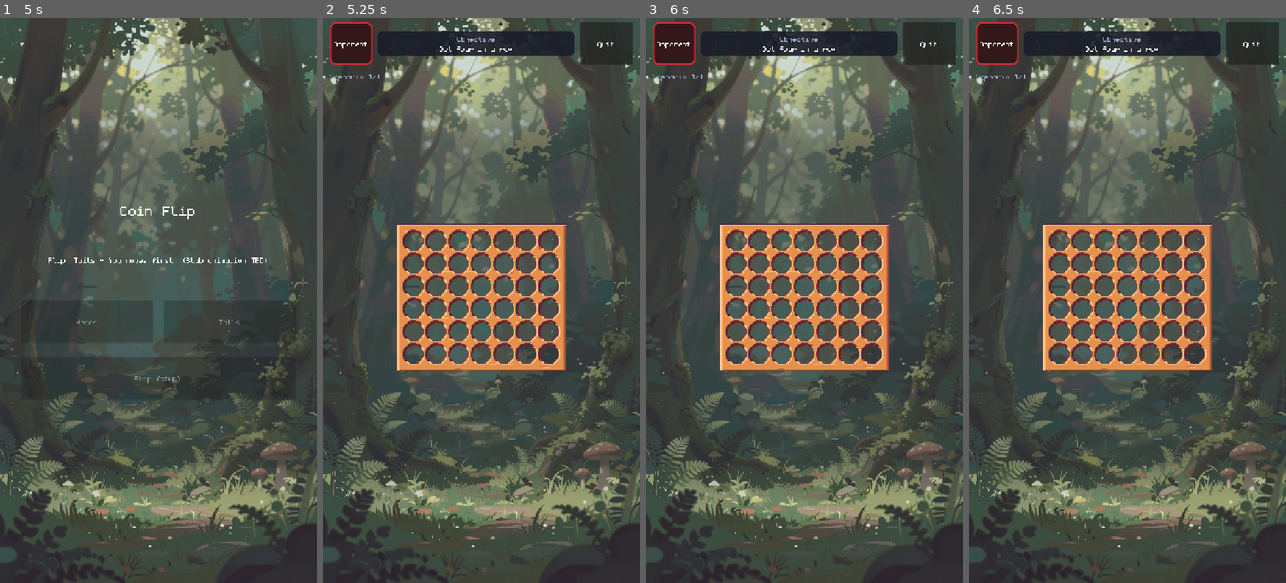
Above: before the commit, frames 1-4 (left to right).
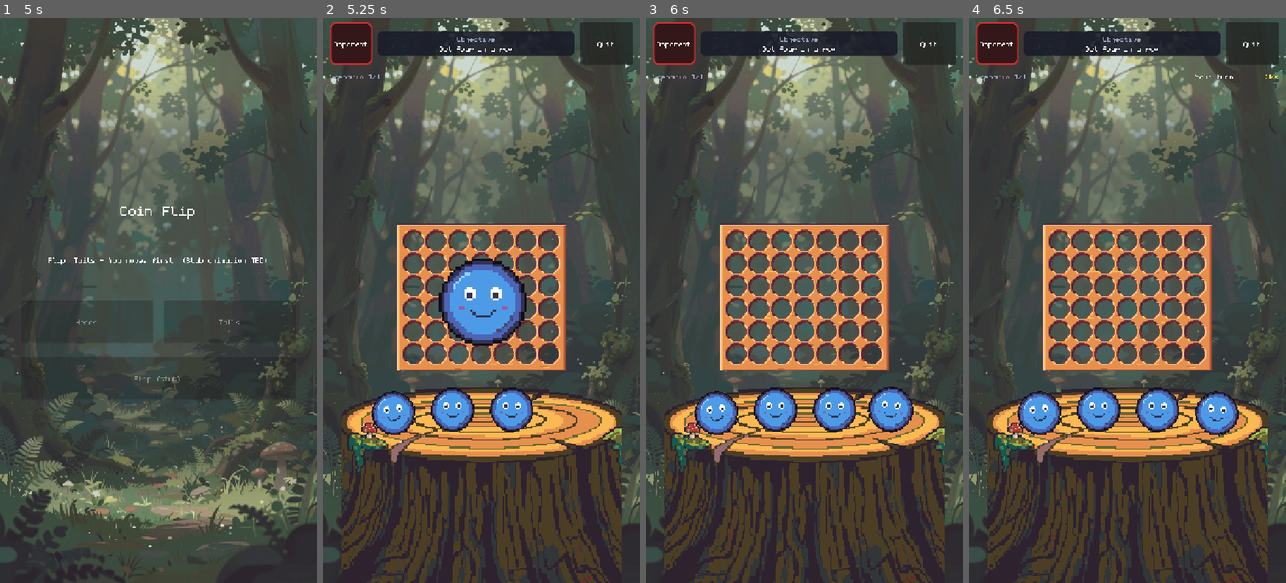
Above: after the commit, the same moments.

Repository: chumbb/four-in-a-rogue
Game: Godot game, scene res://scenes/app/boot.tscn
Two runs of this game, one before a commit and one after it. Both use one fixed random seed, a clock stepped at 60 frames per second and the inputs below.
Inputs (mouse positions are in pixels of both pictures, inside the frame that each line leads up to):
- Up to frame 1 (5 s): tap Enter (ui_accept) at 0.5, 0.77, 4.25 s; move the mouse to (228, 272) at 0.52 s; click (228, 272) at 0.67 s; click "Continue" at 1.25 s; click "Heads" at 2 s; click "Tails" at 2.75 s; click "Flip (stub)" at 3.5 s; drag from (95, 328) to (142, 413) at 4.27 s
- Up to frame 2 (5.25 s): tap Enter (ui_accept) at 5 s; move the mouse to (513, 176) at 5.02 s; click (513, 176) at 5.17 s
- Up to frame 3 (6 s): tap Enter (ui_accept) at 5.75 s; drag from (788, 413) to (709, 215) at 5.77 s
- Up to frame 4 (6.5 s): no input

Frame 1 is identical in both runs. In frame 2, 25% of the frame differs, in the area x 5-95%, y 42-100%; in frame 3, 22%; in frame 4, 22%.
Error before the commit: Parse Error: Cannot infer the type of "top" variable because the value doesn't have a set type. (res://scripts/scenario/scenario_placeholder.gd:143)

Commit message:
Art: Forest hand area is an oak stump
Sean: the hand area is unique per biome; in the Forest the hand Goobs rest
on an oak tree stump that doesn't span the screen, so the forest shows at
its edges. Pixel-art stump (PixelLab Pro, Resurrect 64; art/hand/
make_stump.py) replaces the table strip, drawn at the hand Goobs' scale,
centred, running off the bottom; the fan is limited to the stump's top.
Also sets ThemeDB's fallback font so hand labels under Node2D use Monogram.

Co-Authored-By: Claude Opus 5.5 <noreply@anthropic.com>

Diff:
--- a/scenes/scenario/scenario.tscn
+++ b/scenes/scenario/scenario.tscn
@@ -1,10 +1,11 @@
-[gd_scene load_steps=9 format=3 uid="uid://fourinarogue_scenario"]
+[gd_scene load_steps=10 format=3 uid="uid://fourinarogue_scenario"]
 
 [ext_resource type="Script" path="res://scripts/scenario/scenario_placeholder.gd" id="1_sc"]
 [ext_resource type="PackedScene" uid="uid://fourinarogue_board2d" path="res://scenes/board/board_view_2d.tscn" id="2_board"]
 [ext_resource type="Script" path="res://scripts/ui/safe_area.gd" id="3_safe"]
 [ext_resource type="Script" path="res://scripts/hand/hand_view.gd" id="4_hand"]
 [ext_resource type="Texture2D" path="res://assets/backgrounds/forest.png" id="5_forest"]
+[ext_resource type="Texture2D" path="res://assets/hand/forest_stump.png" id="6_stump"]
 
 [sub_resource type="StyleBoxFlat" id="StyleBox_portrait"]
 bg_color = Color(0.2, 0.09, 0.1, 1)
@@ -60,20 +61,14 @@
 stretch_mode = 6
 texture_filter = 2
 
-[node name="Table" type="ColorRect" parent="."]
-unique_name_in_owner = true
+[node name="Stump" type="TextureRect" parent="."]
+unique_name_in_owner = true
+texture_filter = 1
 layout_mode = 0
 mouse_filter = 2
-color = Color(0.33, 0.2, 0.12, 1)
-
-[node name="Edge" type="ColorRect" parent="Table"]
-layout_mode = 1
-anchors_preset = 10
-anchor_right = 1.0
-offset_bottom = 8.0
-grow_horizontal = 2
-mouse_filter = 2
-color = Color(0.48, 0.31, 0.18, 1)
+texture = ExtResource("6_stump")
+expand_mode = 1
+stretch_mode = 0
 
 [node name="SafeArea" type="MarginContainer" parent="."]
 unique_name_in_owner = true
--- a/scripts/hand/hand_view.gd
+++ b/scripts/hand/hand_view.gd
@@ -32,6 +32,7 @@
 
 var _cards: Array[Node2D] = []
 var _px := 1.0 ## logical px per game px
+var _fan_width := 0.0 ## logical px; 0 = whole zone (set_fan_width)
 var _selected := -1
 var _dragged := -1
 var _revealing: Node2D ## the drawn Goob still flying in (layout skips it)
@@ -48,6 +49,13 @@
 
 
 # --- Public API ------------------------------------------------------------
+
+## Widest span (logical px) the fan may use, e.g. the top of the biome's hand
+## prop; 0 = the whole zone minus the side insets.
+func set_fan_width(width: float) -> void:
+	_fan_width = width
+	layout(false)
+
 
 func set_pixel_size(px: float) -> void:
 	_px = px
@@ -225,7 +233,10 @@
 	var mid := (n - 1) * 0.5
 	var step := goob + GAP_MIN * 2.0
 	if n > 1:
-		step = minf(step, (size.x - SIDE_INSET * 2.0 - goob) / (n - 1))
+		var span := size.x - SIDE_INSET * 2.0
+		if _fan_width > 0.0:
+			span = minf(span, _fan_width)
+		step = minf(step, (span - goob) / (n - 1))
 	var offset := index - mid
 	var x := size.x * 0.5 + offset * step
 	var y := LIFT_PX * _px + 8.0 + goob * 0.5 + offset * offset * FAN_SINK_PX
--- a/scripts/scenario/scenario_placeholder.gd
+++ b/scripts/scenario/scenario_placeholder.gd
@@ -26,6 +26,10 @@
 const TIMEOUT_REVEAL_SEC := 0.7
 const MSG_TIMES_UP := "Time's up!"
 const MSG_HAND_FULL := "Hand full"
+## Forest hand prop (assets/hand/forest_stump.png), in its game px: the row the
+## hand Goobs' bottoms rest on, and the usable width of its top.
+const STUMP_SEAT_Y := 34.0
+const STUMP_TOP_WIDTH := 180.0
 ## Drag starts once the finger moves this far from the press (slice §2B).
 const DRAG_START_PX := 12.0
 ## A press on a column held this long (or slid) drops on release; shorter
@@ -50,7 +54,7 @@
 @onready var _board_view: BoardView2D = %BoardView
 @onready var _aim_lane: Control = %AimLane
 @onready var _flash: ColorRect = %ColumnFlash
-@onready var _table: ColorRect = %Table
+@onready var _stump: TextureRect = %Stump
 @onready var _end_overlay: Control = %EndOverlay
 @onready var _banner: Control = %Banner
 @onready var _hand: HandView = %PlayerHand
@@ -137,13 +141,21 @@
 		_timer_label.text = "%ds" % ceili(_turn_timer.time_left)
 
 
-## The table runs from under the board's floor to the bottom of the screen:
-## the board stands on it, and the hand (M4) lies on it.
+## The biome's hand prop (Forest: an oak stump, Sean 2026-11-19): pixel art
+## at the hand Goobs' pixel scale, centred, narrower than the screen so the
+## background shows at its sides, running off the bottom. The hand Goobs rest
+## on its top, and the fan stays within it.
 func _layout_table() -> void:
-	var top := _board_view.floor_bottom_y()
-	_table.position = Vector2(0.0, top)
-	_table.size = Vector2(size.x, maxf(0.0, size.y - top))
-	_hand.set_pixel_size(_board_view.hand_px())
+	var hand_px := _board_view.hand_px()
+	_hand.set_pixel_size(hand_px)
+	var tex_size := _stump.texture.get_size()
+	var ui_scale := float(get_window().size.x) / get_viewport_rect().size.x
+	# Goob bottoms (hand_view slot) sit on the stump's seat line.
+	var goob_bottom := _hand.global_position.y + HandView.LIFT_PX * hand_px + 8.0 + HandView.GOOB_PX * hand_px
+	var pos := Vector2((size.x - tex_size.x * hand_px) * 0.5, goob_bottom - STUMP_SEAT_Y * hand_px)
+	_stump.position = (pos * ui_scale).round() / ui_scale
+	_stump.size = tex_size * hand_px
+	_hand.set_fan_width(STUMP_TOP_WIDTH * hand_px)
 
 
 func _make_timer(callback: Callable) -> Timer:
--- a/scripts/ui/ui_theme.gd
+++ b/scripts/ui/ui_theme.gd
@@ -44,6 +44,10 @@
 	if _theme == null:
 		return
 	_theme.default_font_size = font_size(root, 1)
+	# Controls outside a Control/Window chain (e.g. hand labels under a Node2D)
+	# don't inherit the root theme; the fallback catches them.
+	ThemeDB.fallback_font = FONT
+	ThemeDB.fallback_font_size = _theme.default_font_size
 	for variation: StringName in VARIATIONS:
 		_theme.set_font_size(&"font_size", variation, font_size(root, VARIATIONS[variation]))
 
--- a/tests/test_scenario.gd
+++ b/tests/test_scenario.gd
@@ -611,9 +611,11 @@
 	var origin_phys: Vector2 = view._pixel.global_position * 1.5
 	_check(origin_phys.is_equal_approx(origin_phys.round()), "%s: board origin on a whole physical pixel (%s)" % [tag, origin_phys])
 	_check(view.column_rect(0).position.x >= board.position.x - 0.5 and view.column_rect(6).end.x <= board.end.x + 0.5, "%s: columns inside the board zone" % tag)
-	var table: Rect2 = scenario.get_node("%Table").get_global_rect()
-	_check(table.position.y > board.get_center().y and table.position.y <= board.end.y + 0.5, "%s: table starts under the board" % tag)
-	_check(is_equal_approx(table.end.y, view_size.y), "%s: table runs to the screen bottom" % tag)
+	var stump: Rect2 = scenario.get_node("%Stump").get_global_rect()
+	_check(stump.position.x > 1.0 and stump.end.x < view_size.x - 1.0, "%s: forest visible beside the stump" % tag)
+	_check(absf(stump.get_center().x - view_size.x * 0.5) < 1.0, "%s: stump centred" % tag)
+	_check(stump.position.y > board.get_center().y, "%s: stump below the board" % tag)
+	_check(stump.end.y >= view_size.y - 0.5, "%s: stump runs off the screen bottom" % tag)
 	SafeArea.simulate_insets = false
 	await _free(scenario)
 
Binary file added: art/hand/forest_stump_pixellab.png
Binary file added: assets/hand/forest_stump.png
